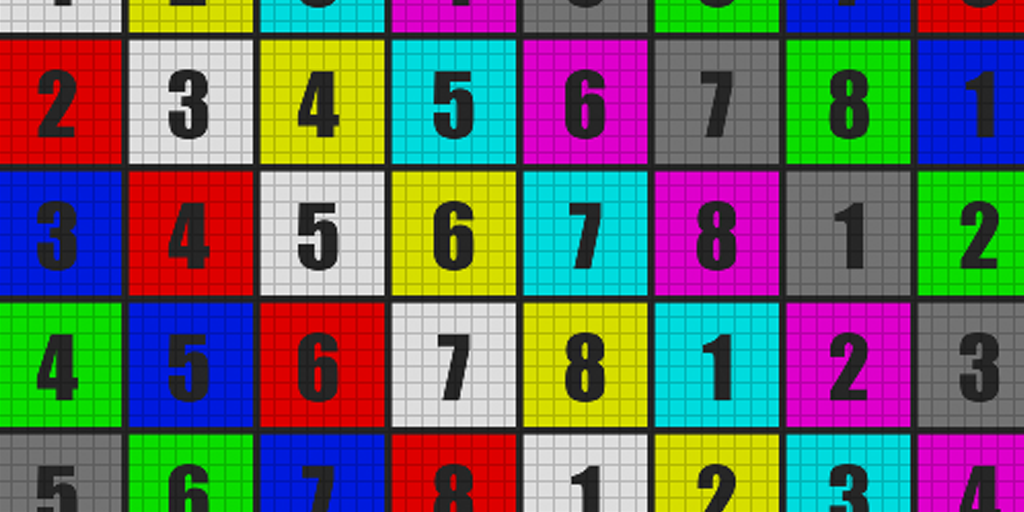
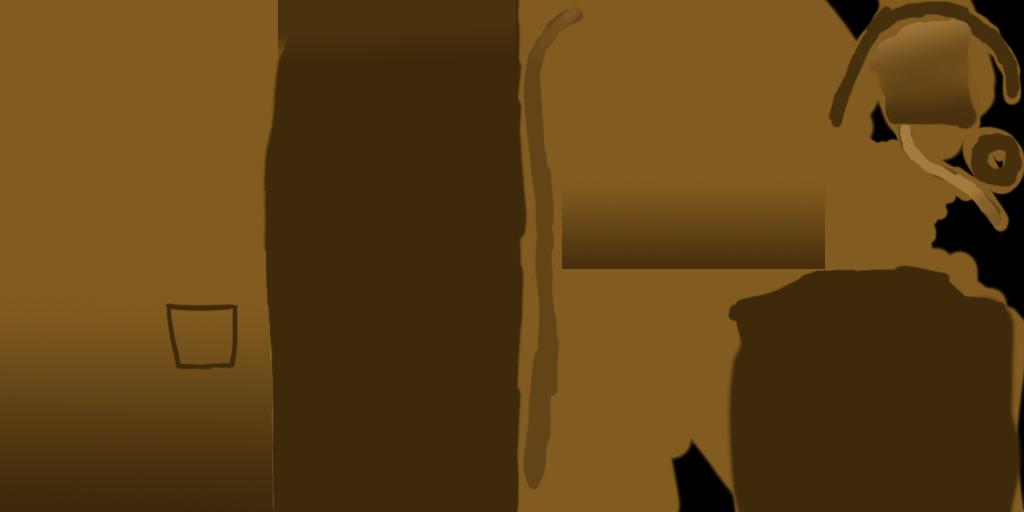
Before/after of a 1024 x 512 layered artwork. What changed in the layer stack:
removed layer "Layer 2" over [0, 0, 1024, 512]
added layer "Layer 1" above "gradients" over [165, 303, 240, 371]
added layer "gradients" above "lightest" over [0, 1, 972, 512]
added layer "lightest" above "inbetweeny" over [278, 0, 1005, 230]
added layer "inbetweeny" above "darkness" over [522, 6, 1004, 491]
added layer "darkness" above "base color" over [0, 0, 1024, 512]
added layer "base color" above "Black" over [0, 0, 1024, 512]
